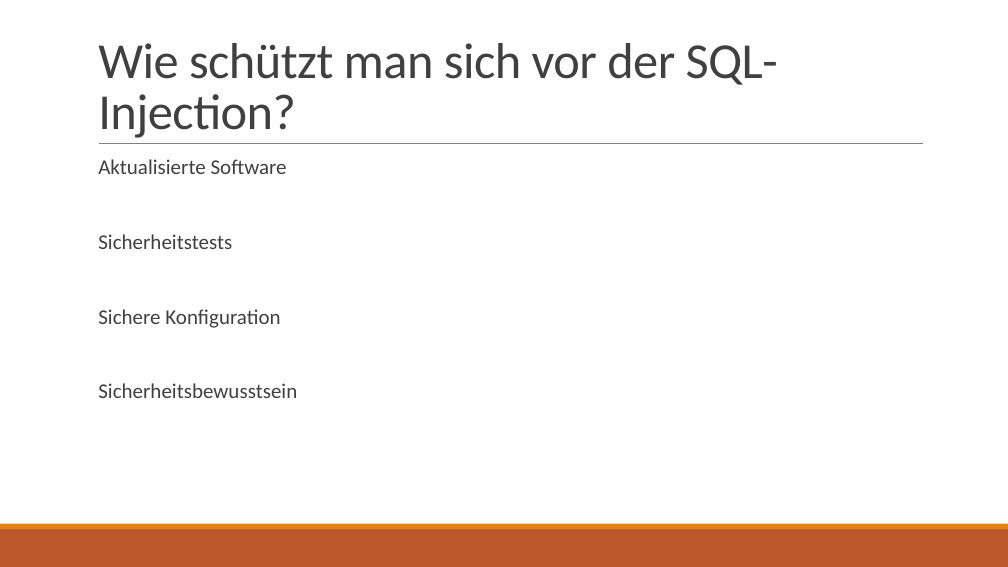
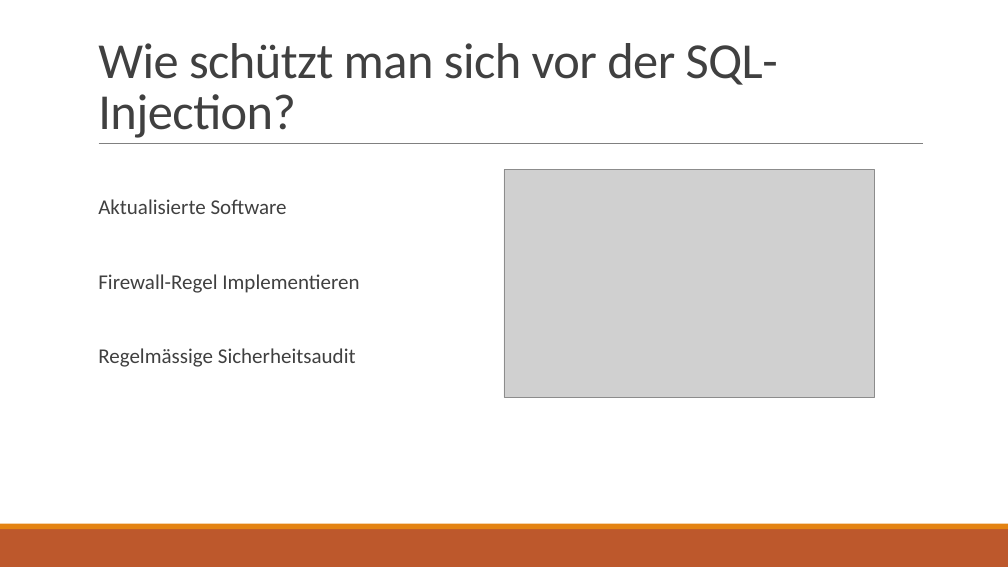
Before and after one commit to Prodified23/183, a slide deck: slide 7 of Injection.pptx. Drawn at 1008x567 pixels with LibreOffice and Linux fonts; fonts in the diff are those of the drawing; grey boxes stand for pictures. Boxes give left, top, right and bottom in pixels: in the first picture for what was removed or moved away, otherwise in the second. Text is boxed around its words. In the diff, an @@ line names an element or a change of style, - is before the commit and + after.

```diff
--- a/Injection.pptx
+++ b/Injection.pptx
@@ picture added at [504,169,875,397] @@
@@ text at [98,274,359,367]: text changed @@
-  Sicherheitstests
-  Sichere Konfiguration
-  Sicherheitsbewusstsein
+  Firewall-Regel Implementieren
+  Regelmässige Sicherheitsaudit
```
Also in this commit, not shown: 2 other slides changed.
